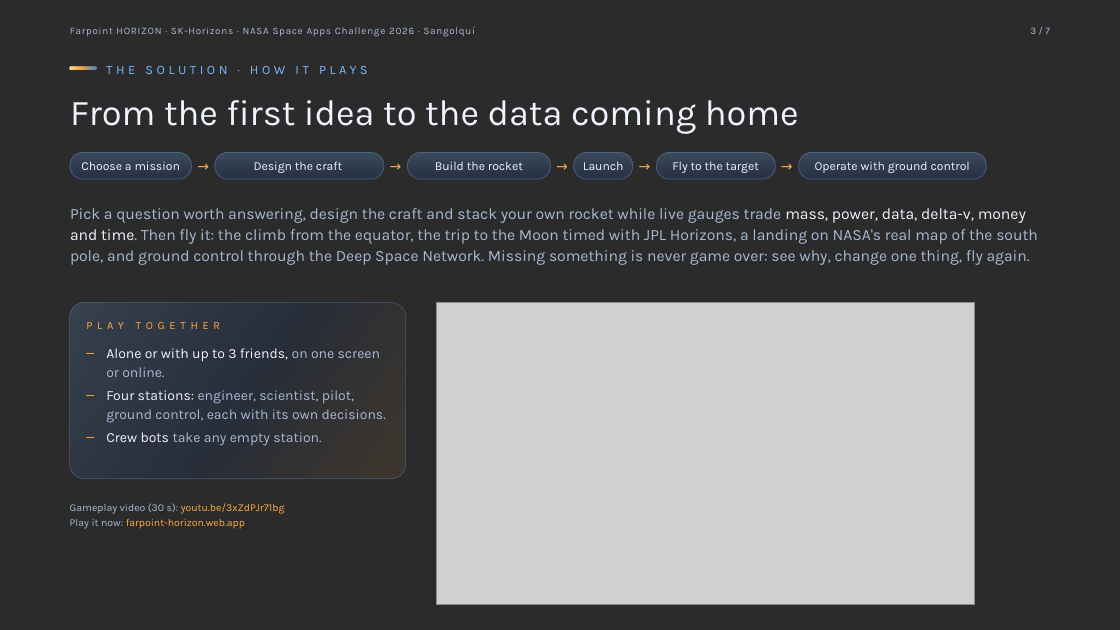
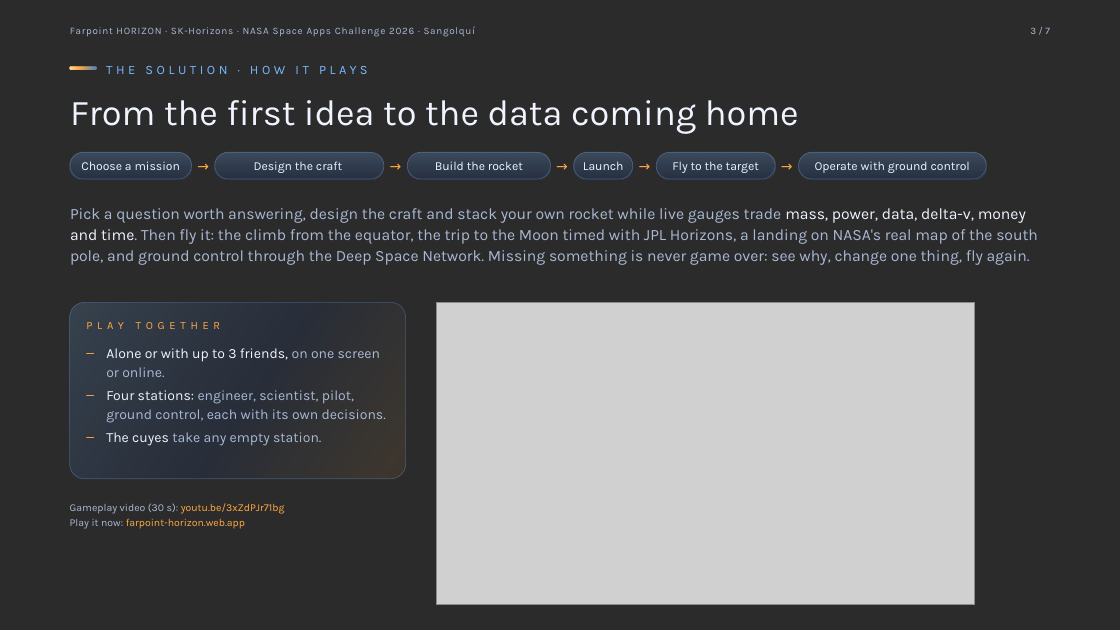
Before and after one commit to alexanderkholodov1/farpoint-horizon, a slide deck: slide 3 of spaceapps/global-submission/deck/EN_17_SK-Horizons_v2.pptx. Drawn at 1120x630 pixels with LibreOffice and Linux fonts; fonts in the diff are those of the drawing; grey boxes stand for pictures; background and template pictures are left out; a plain dark background stands for a picture behind light text. Boxes give left, top, right and bottom in pixels: in the first picture for what was removed or moved away, otherwise in the second. Text is boxed around its words. In the diff, an @@ line names an element or a change of style, - is before the commit and + after.

Commit message:
The story from the menu: Play opens the chapter select (six NASA missions, the whole story in a row, each chapter, or its mission alone); playing with friends is back on the menu, and the cuyes hold the stations nobody takes, each with its portrait

```diff
--- a/spaceapps/global-submission/deck/EN_17_SK-Horizons_v2.pptx
+++ b/spaceapps/global-submission/deck/EN_17_SK-Horizons_v2.pptx
@@ text at (106, 432, 321, 446): text changed @@
-– Crew bots take any empty station.
+– The cuyes take any empty station.
```
Also in this commit, not shown: 17 other files.
